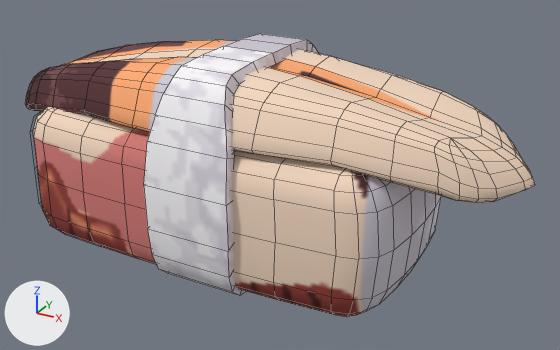
Renders of the FBX model res/Chars/Unagi01/Model.FBX from each side of a commit.
Both versions are drawn from a 50 mm camera at (0.993, -1.623, 1.036) aimed at (0.088, 0.023, 0.213). The lights are fixed; the arrows at lower left show +X, +Y and +Z. Mesh edges are drawn as thin lines.

Before the edit, the objects in view are built like this:
```python
me_mesh = bpy.data.meshes.new('Mesh')
me_mesh.from_pydata(...)  # 783 vertices, 764 faces; spans x -0.738..0.736, y -0.297..0.297, z -0.015..0.545
# faces by material slot: [740, 24]
me_mesh.materials.append(mat_sushi)  # picture img_sushi_png
me_mesh.materials.append(mat_face)  # picture img_facea_00_png
ob_sushi = bpy.data.objects.new('Sushi', me_mesh)
ob_sushi.location = (0.0, 0.0, 0.0)
```
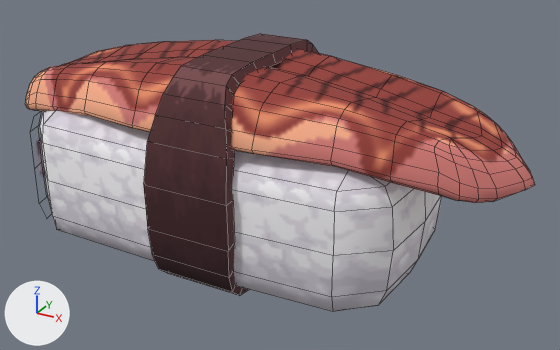
Where the change shows, as pixel boxes [x1, y1, x2, y2] in the pictures (560 x 350 px):
```json
{"object": "Sushi", "change": "reshaped", "before": [26, 34, 535, 317], "after": [26, 34, 535, 312]}
{"part": 1, "of": "me_mesh", "change": "cut back", "before": [33, 107, 441, 317], "after": [40, 111, 442, 312]}
{"part": 2, "of": "me_mesh", "change": "surface changed", "before": [26, 34, 535, 295], "after": [26, 34, 535, 295]}
```

Edits to the scene script, one JSON object a line:
```json
{"block": "me_mesh", "where": "# used by ob_sushi; location = (0.0, 0.0, 0.0)"}
{"op": "remove", "block": "me_mesh", "code": "me_mesh.from_pydata(...)  # 783 vertices, 764 faces; spans x -0.738..0.736, y -0.297..0.297, z -0.015..0.545"}
{"op": "add", "block": "me_mesh", "code": "me_mesh.from_pydata(...)  # 557 vertices, 532 faces; spans x -0.738..0.736, y -0.297..0.297, z -0.015..0.545"}
{"block": "me_mesh", "change": "me_mesh part 1: 2 vertices moved from x 0.381, y -0.257..0.257, z 0.187 to x 0.375, y -0.257..0.257, z 0.187; 286 vertices removed from x -0.585..0.494, y -0.273..0.273, z -0.002..0.379; 60 vertices added at x -0.566..0.483, y -0.273..0.273, z -0.002..0.379"}
{"block": "me_mesh", "change": "me_mesh part 2: 438 kept faces spanning x -0.738..0.736, y -0.297..0.297, z -0.015..0.545 get new texture (UV) coordinates"}
```
